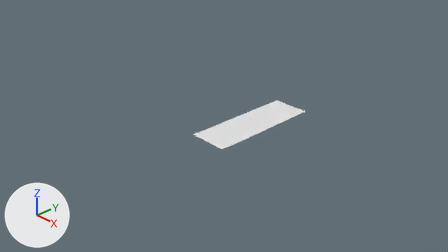
A saved change to the Blender file Infil-Trainer 2018/Assets/BlendFiles/ModularPlaceholders.blend.
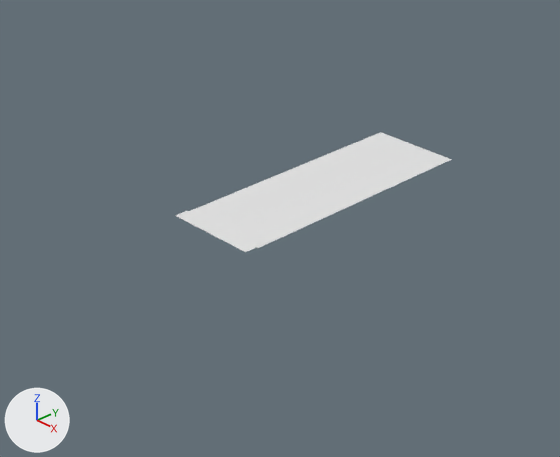
Each version appears first from the file's camera 'Camera', and next in a close-up on the part from 27% to 78% of the width and 18% to 92% of the height. Every picture has the same lights, and +X, +Y and +Z are marked at lower left. The same objects are shown in both versions, whatever each file hides.

In view in the first close-up: '_Wall'.
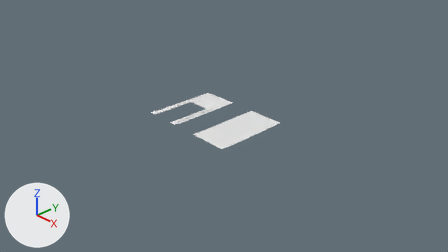
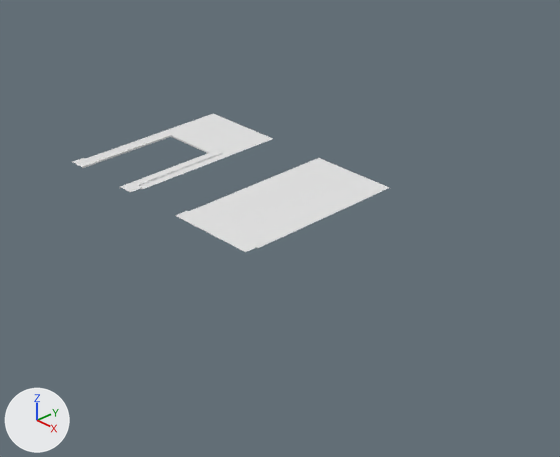
Boxes [x1, y1, x2, y2] around the edits, measured in the close-ups (560 x 457 px; the box of a moved part takes in the faces that stretch with it):
'_Wall', reshaped (23% narrower, 21% shorter): before [175, 132, 452, 252]; after [175, 158, 389, 252]
'_Doorway', added: after [73, 114, 273, 192]
part 1 of me_plane, moved or reshaped: before [316, 132, 452, 190]; after [316, 158, 389, 190]

What the commit changed:
me_plane has 8 vertices, 3 faces and spans x -0.5..0.5, y 0.0..3.0, z 0.0..0.02.
me_plane is used by ob_wall; location (0.0, 0.0, 0.0).
Verts and faces of me_plane; kept vertices keep their numbers, new ones are numbered from 8.
Before the commit, vertices of me_plane: 0 (-0.5, 3.0, 0.0) at pixel (380, 132), 1 (0.5, 3.0, 0.0) at pixel (451, 159), 2 (-0.5, 0.15, 0.0), 3 (0.5, 0.15, 0.0) at pixel (257, 248).
Part 1, on me_plane:
Vertices deleted: 0, 1 (with the faces that use them).
New vertex 8 is at (0.5, 2.0, 0.0), pixel (389, 187).
New vertex 9 is at (-0.5, 2.0, 0.0), pixel (318, 157).
New faces: (2, 3, 8, 9).
Mesh me_plane_003 is new.
It has 46 vertices, 32 faces and spans x -0.5..0.5, y 0.0..2.0, z 0.0..0.02.
Object '_Doorway' (ob_doorway) is new; it shows me_plane_003.
Its location is (-1.69, 0.0, 0.0).
